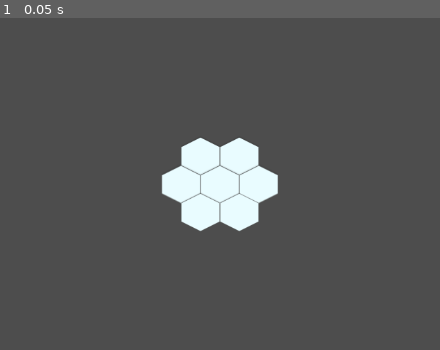
Above: before the commit, frame 1.
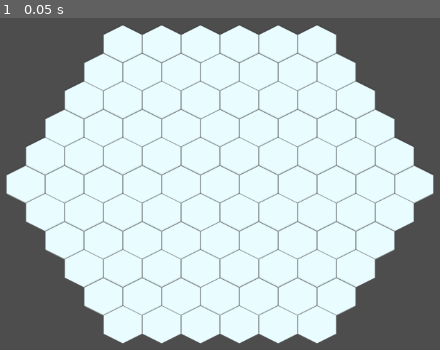
Above: after the commit, the same moment.

Repository: Craaaaz/ptc1
Game: Godot game, scene res://game/site/in_game_scene.tscn
Same seed, same stepped clock (60 frames per second), same inputs: the game is played once before the commit and once after it.
Inputs:
- Up to frame 1 (0.05 s): no input

The runs differ from the first frame. In frame 1, 63% of the frame differs, in the area x 1-99%, y 2-99%.

Commit message:
update 1
加入視角移動

Diff:
--- /dev/null
+++ b/game/site/camera_2d.gd
@@ -0,0 +1,41 @@
+extends Camera2D
+
+# 縮放設定
+@export var zoom_speed: float = 0.1
+@export var min_zoom: float = 0.5
+@export var max_zoom: float = 3.0
+
+# 拖動狀態
+var is_dragging = false
+
+func _input(event):
+	# --- 拖動邏輯 ---
+	if event is InputEventMouseButton:
+		if event.button_index == MOUSE_BUTTON_RIGHT:
+			is_dragging = event.pressed
+
+	if event is InputEventMouseMotion and is_dragging:
+		position -= event.relative * (1.0 / zoom.x) # 修正：除以 zoom 讓拖動手感在不同縮放下一致
+
+	# --- 縮放邏輯 (滾輪) ---
+	if event is InputEventMouseButton:
+		if event.button_index == MOUSE_BUTTON_WHEEL_UP:
+			_set_zoom_level(zoom_speed)
+		elif event.button_index == MOUSE_BUTTON_WHEEL_DOWN:
+			_set_zoom_level(-zoom_speed)
+
+	# --- 3. 回歸零點邏輯 (空白鍵) ---
+	if event is InputEventKey:
+		# 檢查是否按下空白鍵 (KEY_SPACE) 且是按下狀態 (pressed)
+		if event.pressed and event.keycode == KEY_SPACE:
+			_reset_camera()
+
+# 處理縮放的輔助函數
+func _set_zoom_level(delta):
+	var target_zoom = clamp(zoom.x + delta, min_zoom, max_zoom)
+	zoom = Vector2(target_zoom, target_zoom)
+
+# 處理回歸零點的輔助函數
+func _reset_camera():
+	var tween = create_tween()
+	tween.tween_property(self, "position", Vector2.ZERO, 0.5).set_trans(Tween.TRANS_CUBIC).set_ease(Tween.EASE_OUT)
--- a/game/site/in_game_scene.tscn
+++ b/game/site/in_game_scene.tscn
@@ -4,6 +4,7 @@
 [ext_resource type="Texture2D" uid="uid://b8l8qhwed8xu5" path="res://assets/tileDirt_tile.png" id="2_gr1es"]
 [ext_resource type="Script" uid="uid://cqp3i3baj3dle" path="res://game/site/map_setup.gd" id="2_qei7b"]
 [ext_resource type="Texture2D" uid="uid://dmpd0jvf2hdl8" path="res://assets/tileGrass_tile.png" id="3_gr1es"]
+[ext_resource type="Script" uid="uid://bm7kabiqll25r" path="res://game/site/camera_2d.gd" id="5_txc6y"]
 
 [sub_resource type="TileSetAtlasSource" id="TileSetAtlasSource_gr1es"]
 texture = ExtResource("1_h61g2")
@@ -32,6 +33,6 @@
 [node name="MapSetup" type="TileMapLayer" parent="." unique_id=1298445413]
 tile_set = SubResource("TileSet_w60g3")
 script = ExtResource("2_qei7b")
-radius = 1
 
 [node name="Camera2D" type="Camera2D" parent="." unique_id=1823328197]
+script = ExtResource("5_txc6y")
Not shown, added: game/site/camera_2d.gd.uid
Not shown, changed: arc.md
